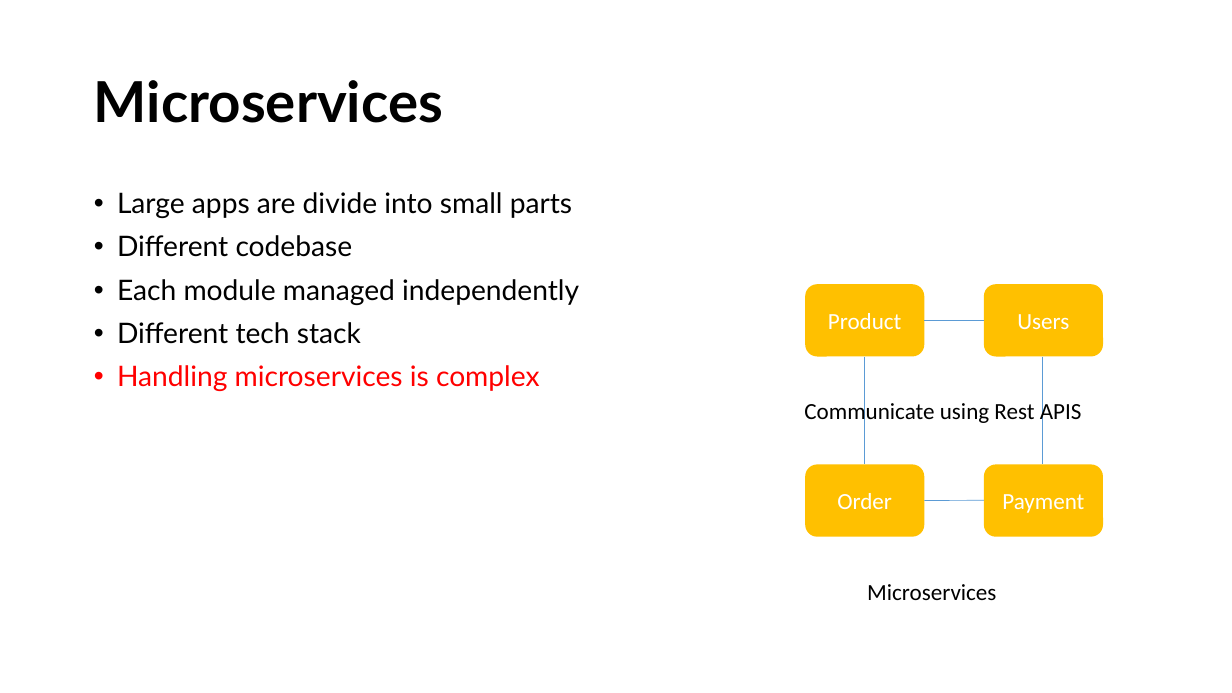
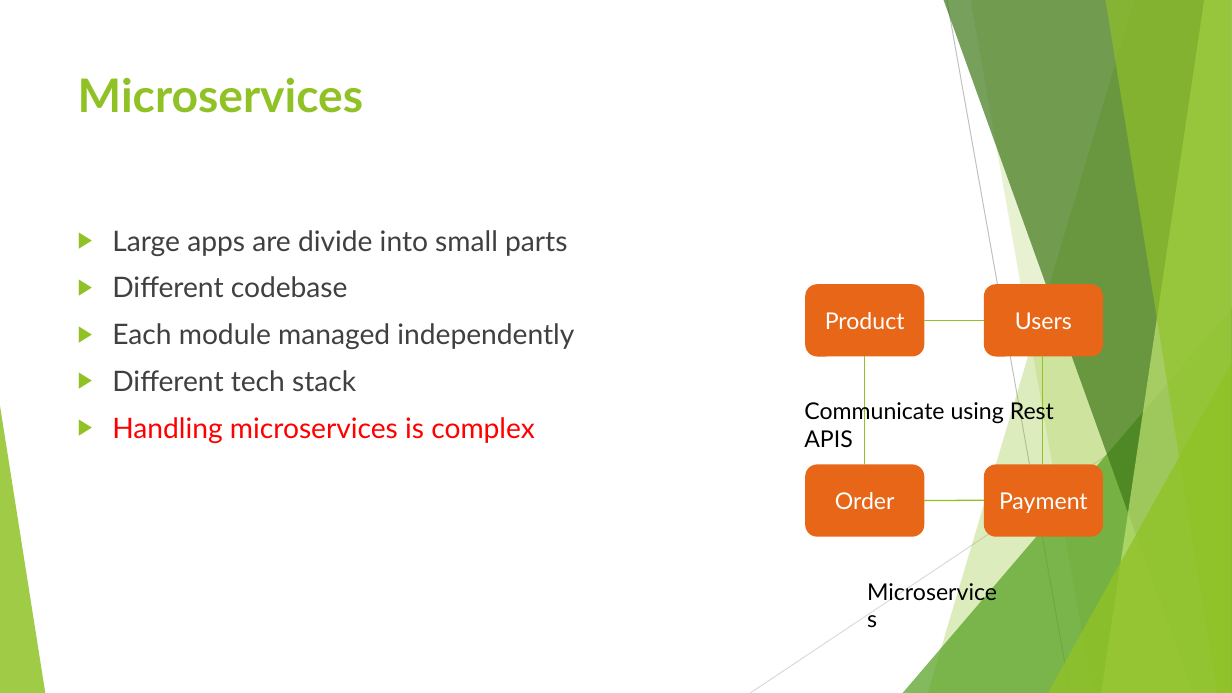
Before and after one commit to sudhirsatwekar/miscroservices_management, a slide deck: slide 4 of microservices.pptx. Drawn at 1232x693 pixels with LibreOffice and Linux fonts; fonts in the diff are those of the drawing; background and template pictures are left out. Boxes give left, top, right and bottom in pixels: in the first picture for what was removed or moved away, otherwise in the second. Text is boxed around its words. In the diff, an @@ line names an element or a change of style, - is before the commit and + after.

```diff
--- a/microservices.pptx
+++ b/microservices.pptx
@@ title "Microservices": place and size @@
-title "Microservices" at [94, 80, 443, 123]
+title "Microservices" at [78, 77, 363, 113]
@@ title "Microservices" at [78, 77, 363, 113]: size 44 to 36 pt, text colour #000000 to #90C226; line spacing 0.9 to 1; vertical alignment middle to top @@
@@ text "Large apps are divide into ...": place and size @@
-text "Large apps are divide into ..." at [117, 192, 579, 391]
+text "Large apps are divide into ..." at [112, 230, 574, 443]
@@ text "Large apps are divide into ..." at [112, 230, 574, 443]: text colour #000000 to #404040 in "Large apps are divide into small parts", "Different codebase", "Each module managed independently", "Different tech stack"; bullet • to ▶; line spacing 0.9 to 1 @@
@@ line (924, 321) - (984, 321): stroke #5B9BD5 0.5 pt to #90C226 1 pt @@
@@ line (865, 357) - (865, 465): stroke #5B9BD5 0.5 pt to #90C226 1 pt @@
@@ line (1043, 357) - (1043, 465): stroke #5B9BD5 0.5 pt to #90C226 1 pt @@
@@ group added at [0, 0, 1232, 693]: 5 freeform shapes, 3 triangles, 2 lines @@
@@ text "Communicate using Rest APIS" at [804, 399, 1054, 448]: font Calibri to Lato @@
@@ font Calibri to Lato; fill #FFC000 to #E76618 in 4 elements at [805, 285, 924, 357], [984, 285, 1104, 357], [805, 465, 924, 537], [984, 465, 1104, 537] @@
@@ line (984, 500) - (924, 501): stroke #5B9BD5 0.5 pt to #90C226 1 pt @@
@@ text "Microservices" at [859, 573, 1008, 610]: font Calibri to Lato @@
```
Also in this commit, not shown: 13 other slides changed, 2 other files.
